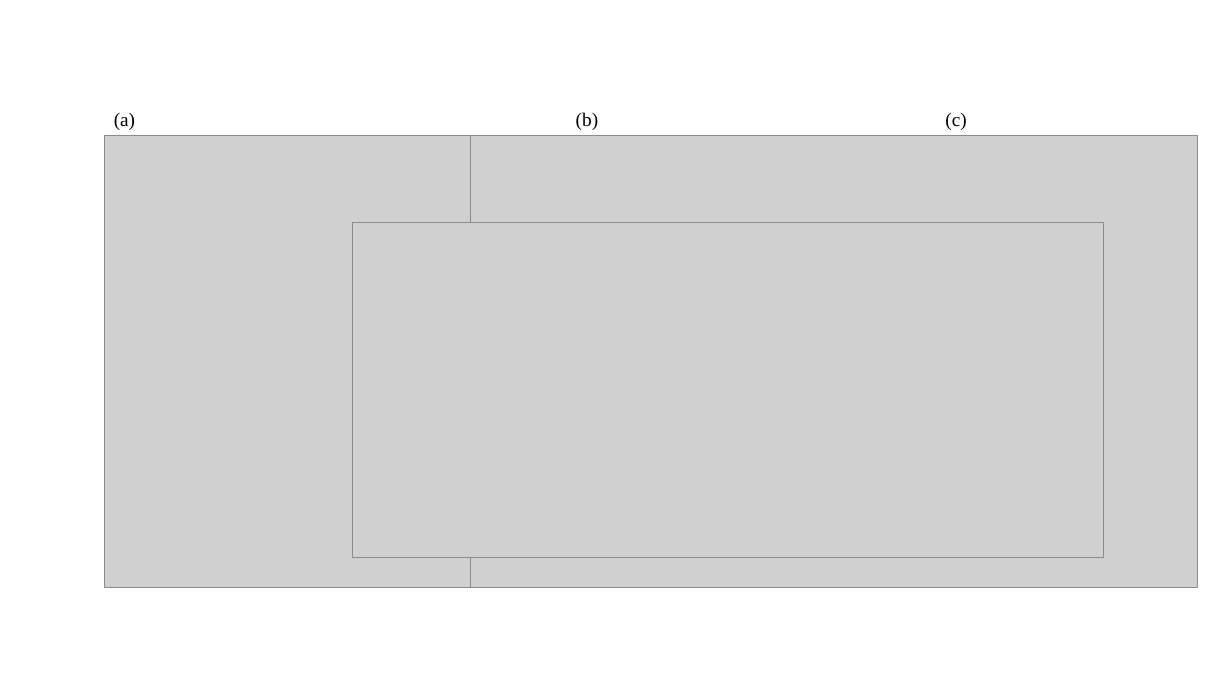
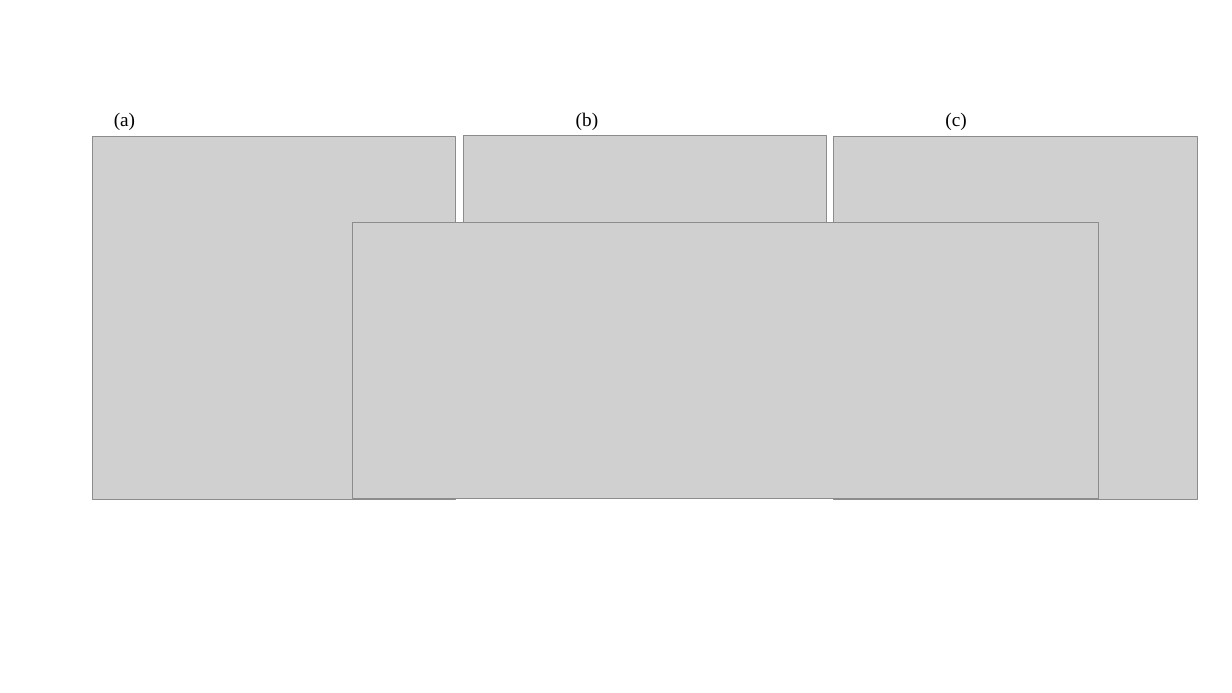
Before and after one commit to JJader/Deteccao_Borda, a slide deck: slide 5 of Documentacao/Artigo/Nova pasta (2)/img/Apresentação1.pptx (slide 4 before the commit). Drawn at 1232x693 pixels with LibreOffice and Linux fonts; fonts in the diff are those of the drawing; grey boxes stand for pictures. Boxes give left, top, right and bottom in pixels: in the first picture for what was removed or moved away, otherwise in the second. Text is boxed around its words. In the diff, an @@ line names an element or a change of style, - is before the commit and + after.

```diff
--- a/Documentacao/Artigo/Nova pasta (2)/img/Apresentação1.pptx
+++ b/Documentacao/Artigo/Nova pasta (2)/img/Apresentação1.pptx
@@ picture: place and size @@
-picture at [104,135,470,588]
+picture at [92,136,456,499]
@@ picture added at [463,135,826,498] @@
@@ picture removed at [470,135,1198,588] @@
@@ picture added at [835,136,1198,499] @@
@@ picture: place and size @@
-picture at [352,223,1104,558]
+picture at [352,223,1098,499]
```
Also in this commit, not shown: 2 other slides changed, 5 slides added, 16 other files.
